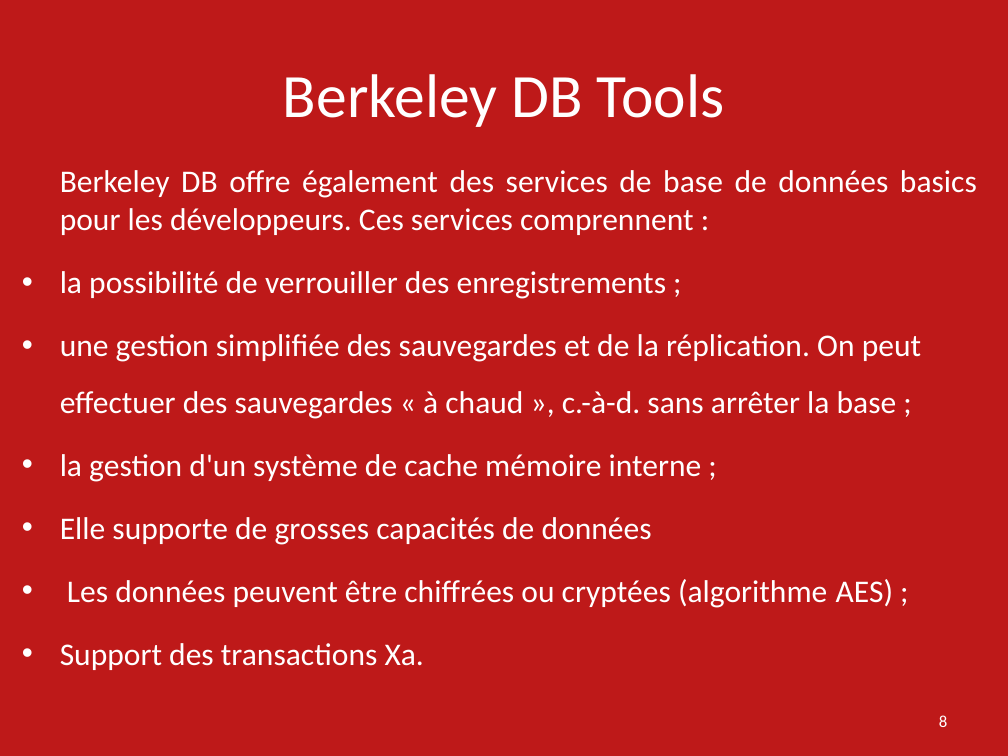
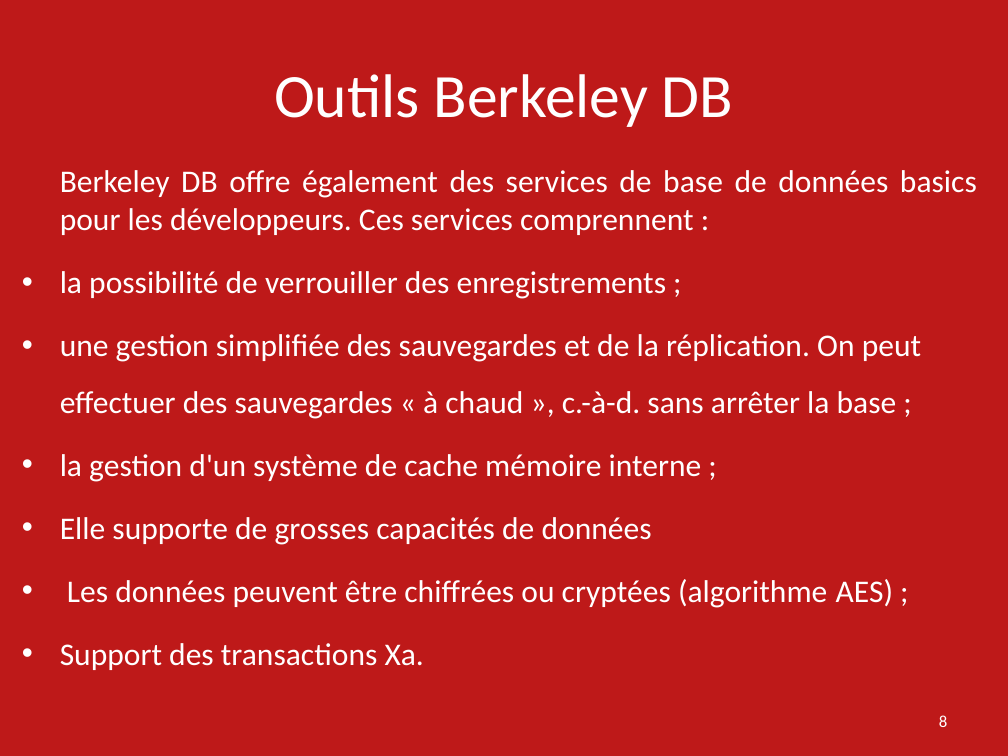
Before and after one commit to ebouhanna/SMB214-2016-Oracle-Berkeley-DB-JE, a slide deck: slide 8 of Presentation Oracle Berkeley DB SMB214.pptx. Drawn at 1008x756 pixels with LibreOffice and Linux fonts; fonts in the diff are those of the drawing. Boxes give left, top, right and bottom in pixels: in the first picture for what was removed or moved away, otherwise in the second. Text is boxed around its words. In the diff, an @@ line names an element or a change of style, - is before the commit and + after.

```diff
--- a/Presentation Oracle Berkeley DB SMB214.pptx
+++ b/Presentation Oracle Berkeley DB SMB214.pptx
@@ title at [274,74,733,127]: text changed @@
-Berkeley DB Tools
+Outils Berkeley DB
```
Also in this commit, not shown: 6 other slides changed, 4 slides added, 1 other file.
